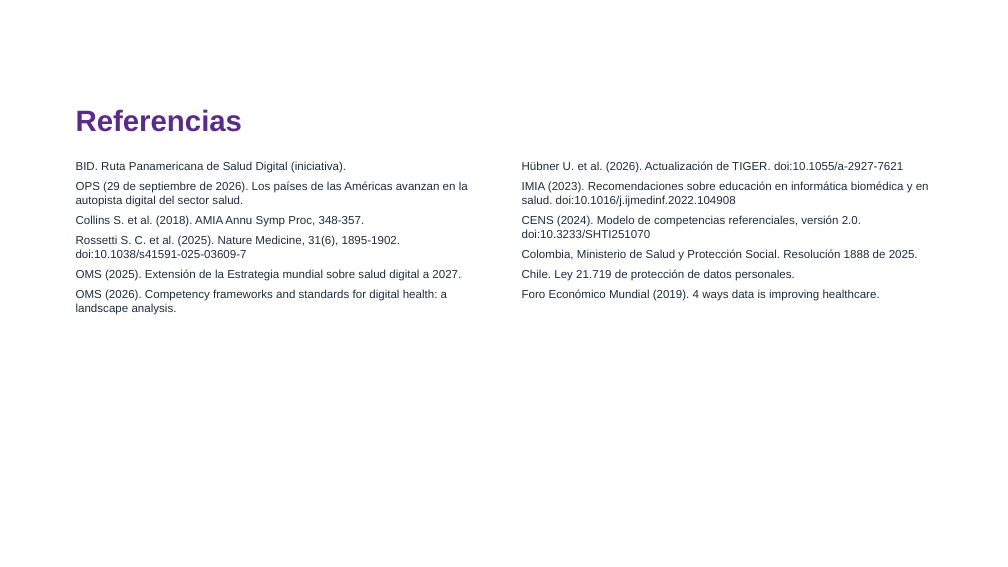
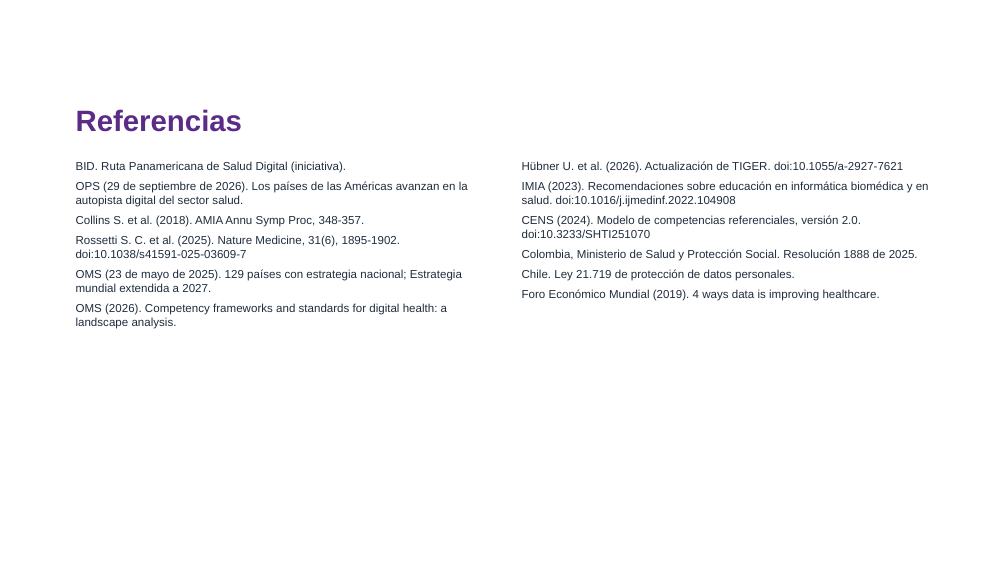
Before and after one commit to estefafro/CFSD, a slide deck: slide 13 of entregables/2026-11-11-webinar/presentacion-webinar.pptx. Drawn at 1008x567 pixels with LibreOffice and Linux fonts; fonts in the diff are those of the drawing; background and template pictures are left out. Boxes give left, top, right and bottom in pixels: in the first picture for what was removed or moved away, otherwise in the second. Text is boxed around its words. In the diff, an @@ line names an element or a change of style, - is before the commit and + after.

```diff
--- a/entregables/2026-11-11-webinar/presentacion-webinar.pptx
+++ b/entregables/2026-11-11-webinar/presentacion-webinar.pptx
@@ text at bbox=[76, 269, 462, 292]: text changed @@
-OMS (2025). Extensión de la Estrategia mundial sobre salud digital a 2027.
+OMS (23 de mayo de 2025). 129 países con estrategia nacional; Estrategia mundial extendida a 2027.
```
Also in this commit, not shown: 3 other slides changed, 4 other files.
